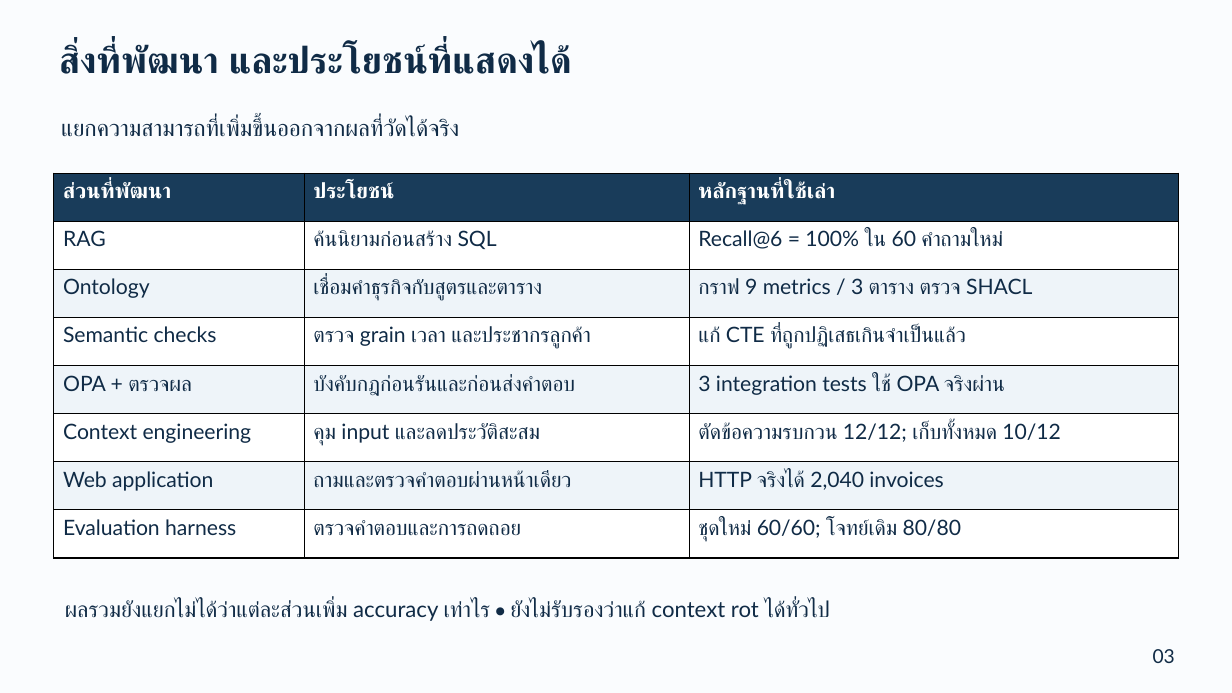
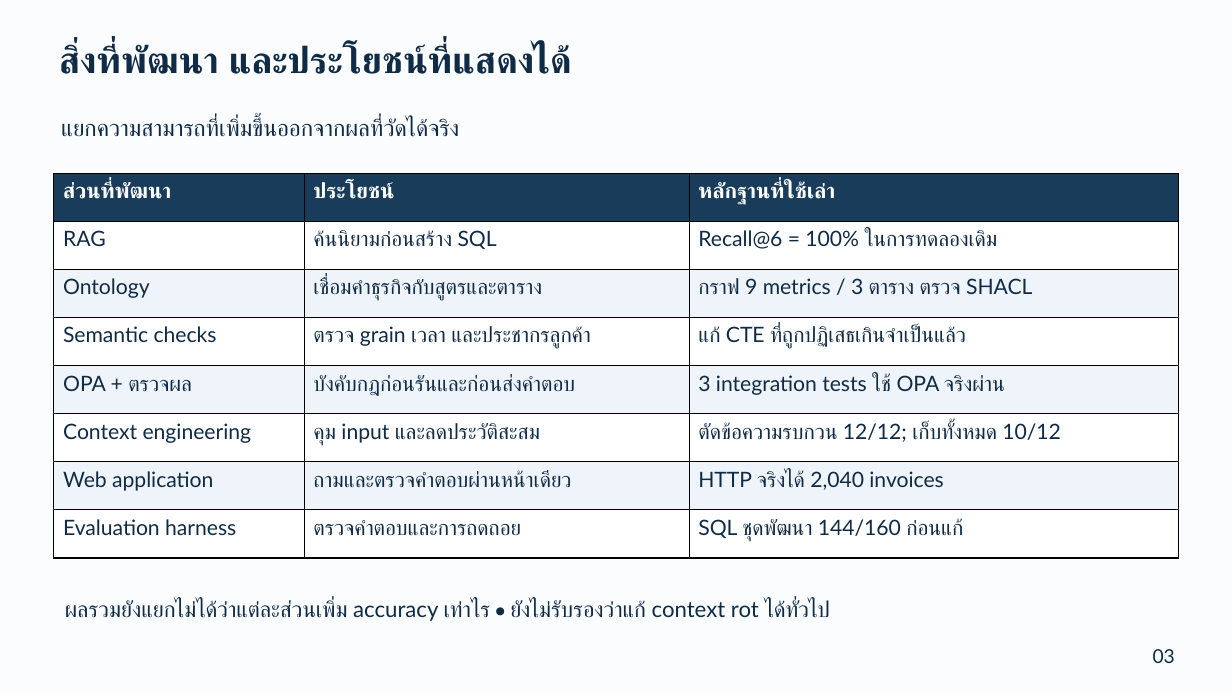
Before and after one commit to NATTAPAT-LEUNGRUNGSAP/customer-intelligence-agent-spark-hdfs, a slide deck: slide 3 of presentation/customer-intelligence-system-guide.pptx. Drawn at 1232x693 pixels with LibreOffice and Linux fonts; fonts in the diff are those of the drawing. Boxes give left, top, right and bottom in pixels: in the first picture for what was removed or moved away, otherwise in the second. Text is boxed around its words. In the diff, an @@ line names an element or a change of style, - is before the commit and + after.

```diff
--- a/presentation/customer-intelligence-system-guide.pptx
+++ b/presentation/customer-intelligence-system-guide.pptx
@@ table at box(54, 174, 1178, 559) @@
-row 2, column 3: Recall@6 = 100% ใน 60 คำถามใหม่
+row 2, column 3: Recall@6 = 100% ในการทดลองเดิม
-row 8, column 3: ชุดใหม่ 60/60; โจทย์เดิม 80/80
+row 8, column 3: SQL ชุดพัฒนา 144/160 ก่อนแก้
```
Also in this commit, not shown: 5 other slides changed, 25 other files.
